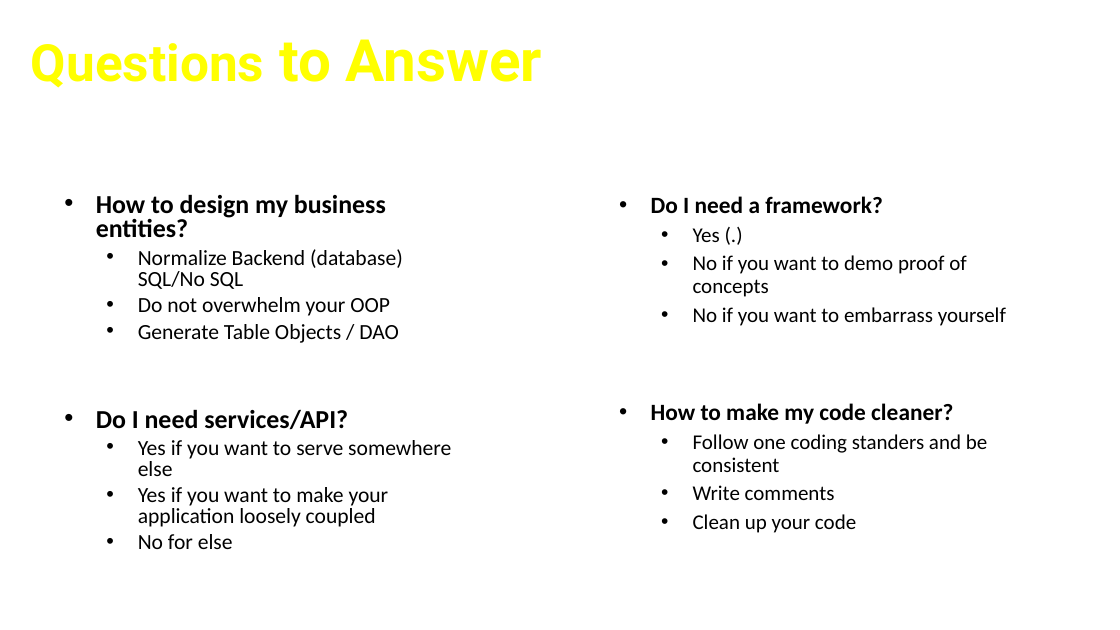
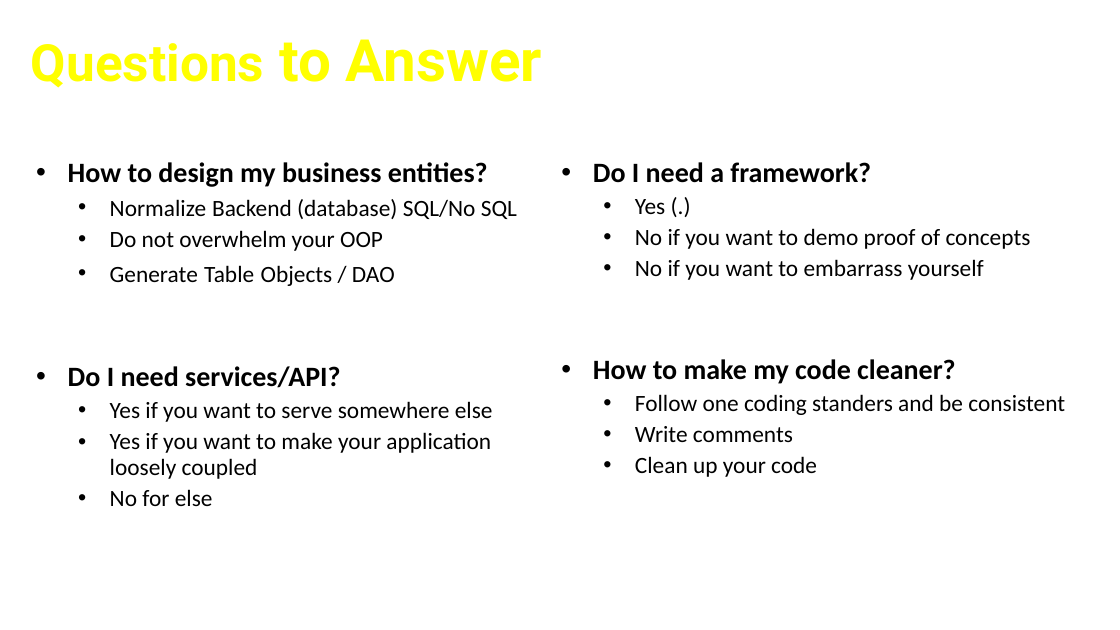
Before and after one commit to cfclick/CFSummit2016, a slide deck: slide 5 of powerpoint/architect/Crafting CF App Like An Architect.pptx. Drawn at 1120x630 pixels with LibreOffice and Linux fonts; fonts in the diff are those of the drawing; background and template pictures are left out. Boxes give left, top, right and bottom in pixels: in the first picture for what was removed or moved away, otherwise in the second. Text is boxed around its words. In the diff, an @@ line names an element or a change of style, - is before the commit and + after.

Commit message:
Slides font fix

```diff
--- a/powerpoint/architect/Crafting CF App Like An Architect.pptx
+++ b/powerpoint/architect/Crafting CF App Like An Architect.pptx
@@ text "How to design my business ..." moved from (x1=96, y1=194, x2=451, y2=549) to (x1=68, y1=162, x2=517, y2=506) @@
@@ text "How to design my business ..." at (x1=68, y1=162, x2=517, y2=506): size 22.2 to 24 pt in "How to design my business entities?", "Do I need services/API?"; size 18.5 to 20 pt in "Normalize Backend (database) SQL/No SQL", "Do not overwhelm your OOP", "Generate Table Objects / DAO", "Yes if you want to serve somewhere ..." and 2 more places; line spacing 0.8 to 0.9 @@
@@ text "Do I need a framework?" moved from (x1=651, y1=196, x2=1006, y2=533) to (x1=593, y1=162, x2=1065, y2=477) @@
@@ text "Do I need a framework?" at (x1=593, y1=162, x2=1065, y2=477): size 20 to 24 pt in "Do I need a framework?", "How to make my code cleaner?"; size 18 to 20 pt in "Yes (.)", "No if you want to demo proof ...", "No if you want to embarrass yourself", "Follow one coding standers and be consistent" and 2 more places @@
```
Also in this commit, not shown: 11 other slides changed, 1 other file.
